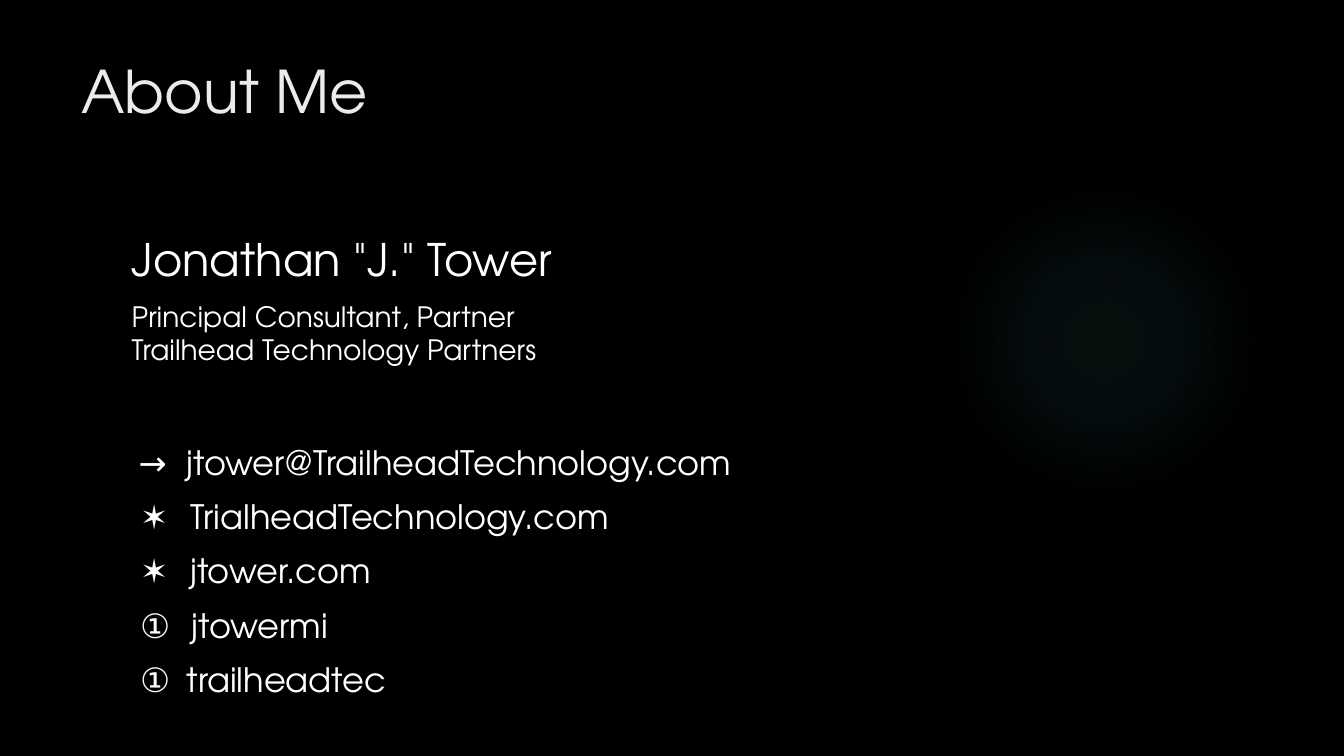
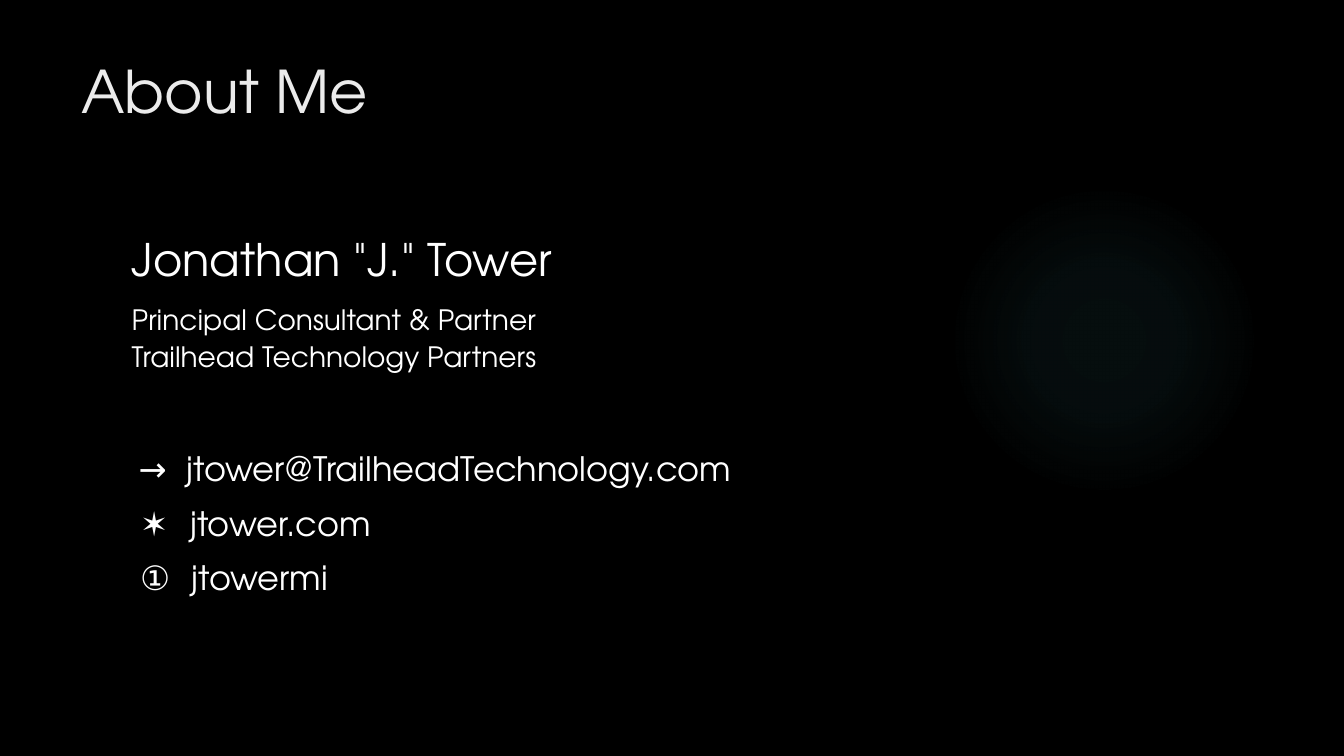
Before and after one commit to jonathantower/dapper, a slide deck: slide 2 of Dapper.pptx. Drawn at 1344x756 pixels with LibreOffice and Linux fonts; fonts in the diff are those of the drawing; background and template pictures are left out. Boxes give left, top, right and bottom in pixels: in the first picture for what was removed or moved away, otherwise in the second. Text is boxed around its words. In the diff, an @@ line names an element or a change of style, - is before the commit and + after.

```diff
--- a/Dapper.pptx
+++ b/Dapper.pptx
@@ text at [132,309,536,373]: text changed @@
-Principal Consultant, Partner
-Trailhead Technology Partners
+Principal Consultant & Partner
+Trailhead Technology Partners
@@ text at [190,504,609,537]: paragraph removed @@
-✶ TrialheadTechnology.com
@@ text at [140,667,386,693]: paragraph removed @@
-① trailheadtec
```
Also in this commit, not shown: 5 other slides changed, 2 slides removed, 1 other file.
